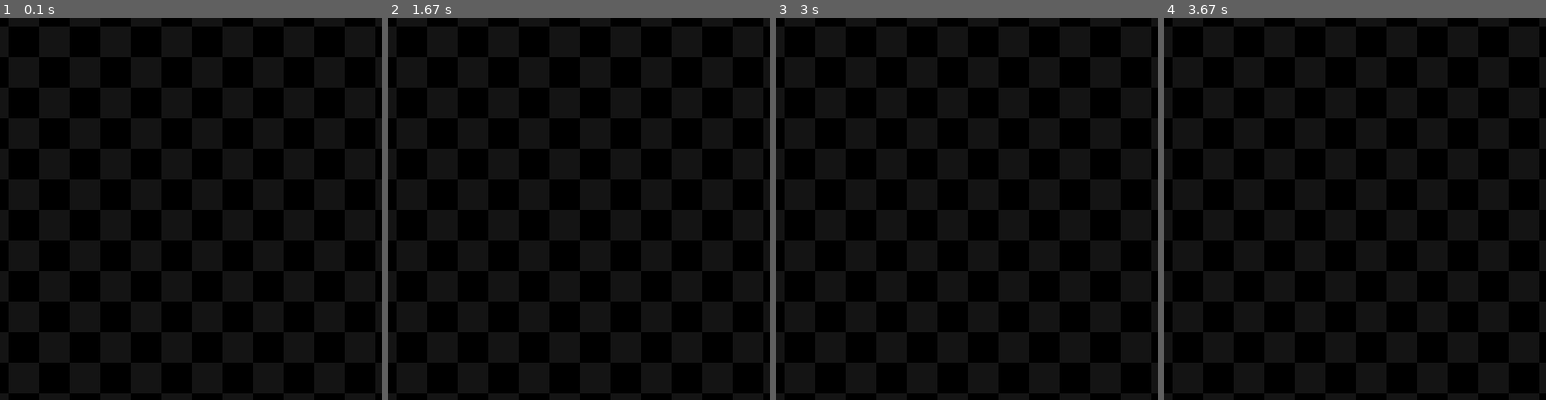
Above: before the commit, frames 1-4 (left to right).
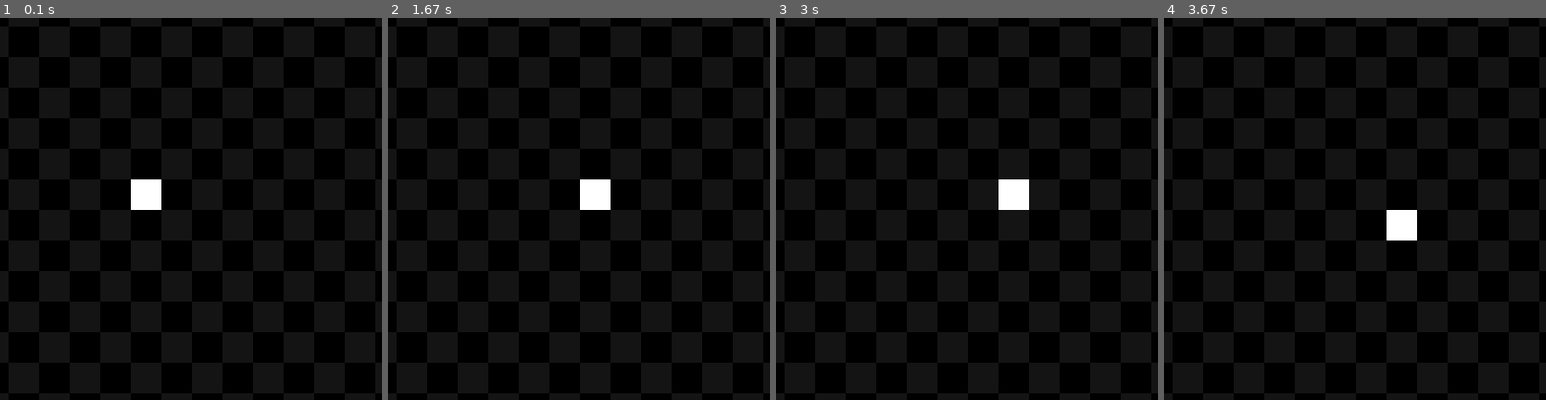
Above: after the commit, the same moments.

Repository: johan-l-r/pygame_snake
Game: pygame game, started from main.py
Same seed, same stepped clock (60 frames per second), same inputs: the game is played once before the commit and once after it.
Inputs:
- Up to frame 1 (0.1 s): no input
- Up to frame 2 (1.67 s): tap W at 0.33 s; hold S 0.67-1.13 s; hold Right 0.67-1.13 s
- Up to frame 3 (3 s): no input
- Up to frame 4 (3.67 s): hold S from 3.23 s (still down)
The pictures show only the part of the screen within x 31-81%, y 27-77%; the shares and areas given below are measured in that part.

The runs differ from the first frame. In frame 1, 0.6% of the frame differs, in the area x 34-43%, y 42-51%; in frame 2, 0.6%; in frame 3, 0.6%; in frame 4, 0.6%.

Commit message:
feat: add snake movement
now the player can move around

Diff:
--- a/main.py
+++ b/main.py
@@ -8,7 +8,18 @@
 MAX_CELLS = 25
 CELL_SIZE = WINDOW_SIZE / MAX_CELLS
 
+# [0] = x [1] = y
+movement_direction = [1, 0]
+
+snake_x_pos = 12 * CELL_SIZE
+snake_y_pos = 12 * CELL_SIZE
+
+move_timer = 0
+move_time = 5
+
 window = pg.display.set_mode((800, 800))
+
+snake_head = pg.Rect(snake_x_pos, snake_y_pos, CELL_SIZE, CELL_SIZE)
 
 def draw_grid():
   current_cell_color = (0, 0, 0)
@@ -29,10 +40,27 @@
   for event in pg.event.get():
     if event.type == pg.QUIT:
       is_running = False
+    if event.type == pg.KEYDOWN:
+      if event.key == pg.K_w or event.key == pg.K_UP:
+        movement_direction = [0, -1]
+      if event.key == pg.K_s or event.key == pg.K_DOWN:
+        movement_direction = [0, 1]
+      if event.key == pg.K_a or event.key == pg.K_LEFT:
+        movement_direction = [-1, 0]
+      if event.key == pg.K_d or event.key == pg.K_RIGHT:
+        movement_direction = [1, 0]
 
   # update game
+  move_timer += 0.1
+
+  if move_timer >= move_time:
+    snake_head.x += int(movement_direction[0] * CELL_SIZE)
+    snake_head.y += int(movement_direction[1] * CELL_SIZE)
+
+    move_timer = 0
 
   # draw game
   draw_grid()
+  pg.draw.rect(window, (255, 255, 255), snake_head)
 
   pg.display.flip()
